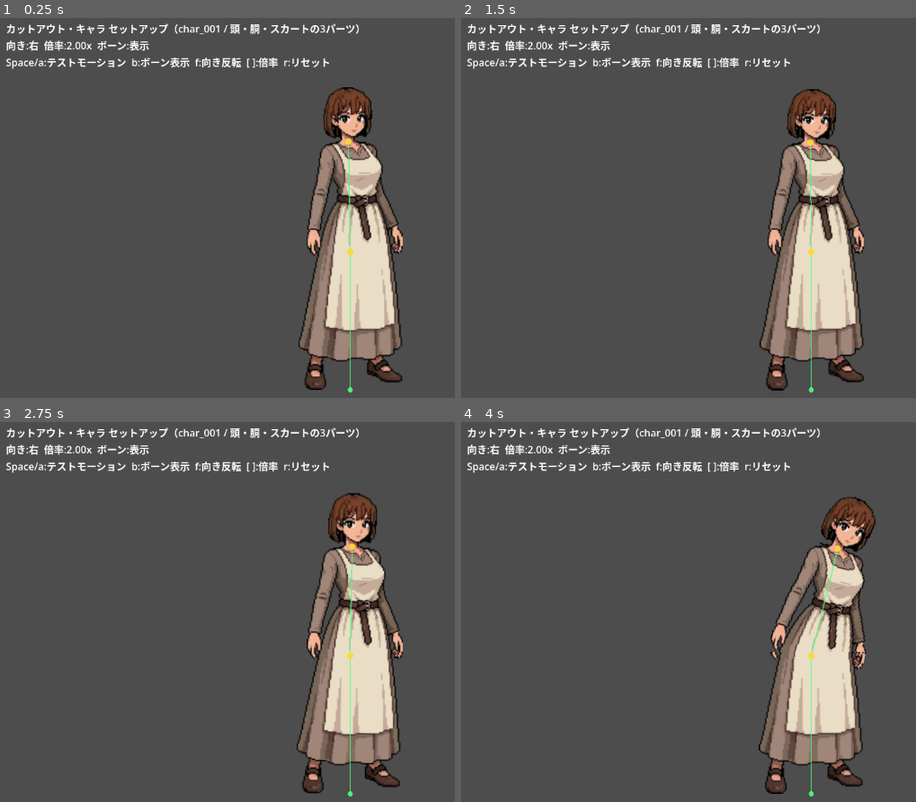
Above: before the commit, frames 1-4 (two rows, left to right).
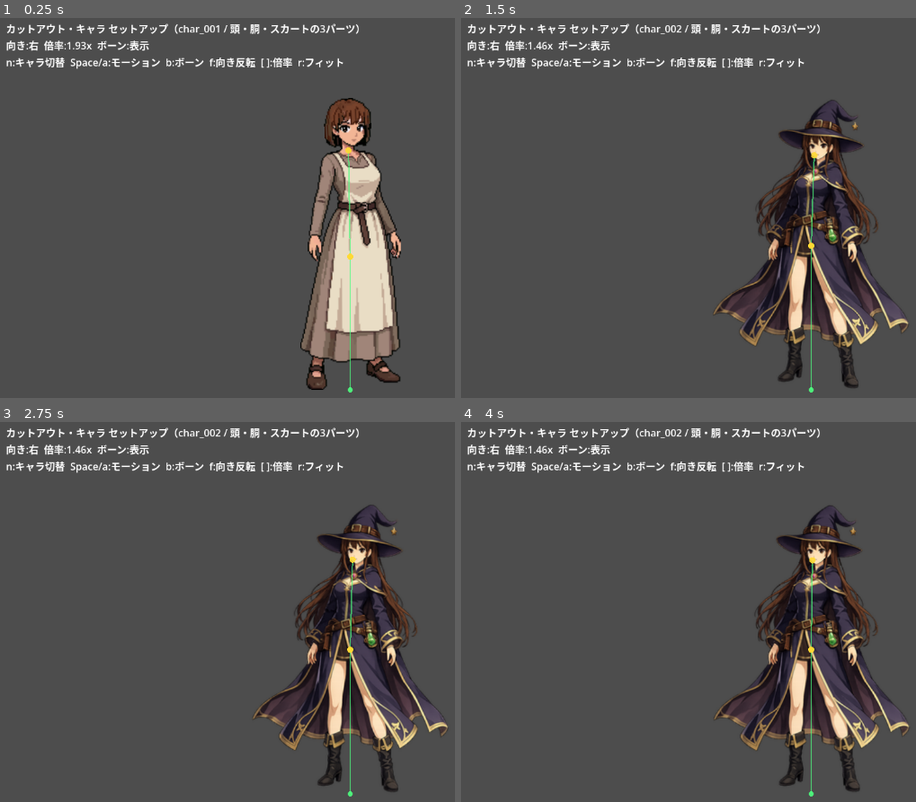
Above: after the commit, the same moments.

Repository: kyamamoto5963/5001_KeyInputGame
Game: Godot game, scene res://scenes/char_setup/char_setup.tscn
Same seed, same stepped clock (60 frames per second), same inputs: the game is played once before the commit and once after it. This scene is started directly instead of the project's main scene.
Inputs:
- Up to frame 1 (0.25 s): no input
- Up to frame 2 (1.5 s): tap Enter (confirm) at 0.5, 1.35 s; hold Right (move_right) 0.53-1.28 s; tap N at 0.6 s; tap Space at 0.77 s; hold Down (move_down) from 1.28 s (still down)
- Up to frame 3 (2.75 s): tap Space at 1.52 s; tap N at 1.55, 2.3 s; release Down (move_down) at 2.03 s; hold Right (move_right) from 2.03 s (still down); tap W (end_turn) at 2.1 s
- Up to frame 4 (4 s): release Right (move_right) at 2.78 s; hold Up (move_up) 2.78-3.53 s; tap Q (face) at 2.85 s; tap Space at 3.02, 3.77 s; tap N at 3.05, 3.8 s; hold Left (move_left) from 3.53 s (still down); tap R (parry_attack) at 3.6 s

The runs differ from the first frame. In frame 1, 6.9% of the frame differs, in the area x 1-89%, y 6-98%; in frame 2, 15%; in frame 3, 15%; in frame 4, 16%, in the area x 1-99%, y 1-98%.

Commit message:
feat(char): char_002取り込み＋胸の揺れ＋キャラ切替プレビュー
- work/char_002(1024x1536)を256x384へ縮小し頭/胴/スカートへ分割(dev/assets/char/char_002)
- CutoutCharacter: chestボーンにバネ-ダンパの二次モーション(揺れ)を追加(docs/12 §5.3-jiggle)
- CutoutCharacter: content_height()で全高を返し、char_setupが自動フィット倍率に
- char_setup: 複数キャラ対応(nキーで切替)・自動フィット倍率

Co-Authored-By: Claude Opus 4.8 <noreply@anthropic.com>

Diff:
--- /dev/null
+++ b/dev/assets/char/char_002/parts.json
@@ -0,0 +1,58 @@
+{
+  "source": "char_002.png (resized 1/4 -> 256x384)",
+  "art_facing": 1,
+  "canvas": [
+    256,
+    384
+  ],
+  "parts": [
+    {
+      "name": "head",
+      "offset": [
+        80,
+        11
+      ],
+      "size": [
+        100,
+        67
+      ]
+    },
+    {
+      "name": "torso",
+      "offset": [
+        58,
+        72
+      ],
+      "size": [
+        141,
+        104
+      ]
+    },
+    {
+      "name": "skirt",
+      "offset": [
+        13,
+        170
+      ],
+      "size": [
+        221,
+        161
+      ]
+    }
+  ],
+  "joints": {
+    "neck": [
+      123,
+      74
+    ],
+    "waist": [
+      123,
+      172
+    ],
+    "feet": [
+      123,
+      331
+    ],
+    "center_x": 123
+  }
+}
--- a/dev/scenes/char_setup/char_setup.gd
+++ b/dev/scenes/char_setup/char_setup.gd
@@ -4,15 +4,20 @@
 ## 手続きアイドルとテストモーションを確認する。リグ本体は同コンポーネントが持つ（command_stack_lab と共用）。
 ##
 ## 操作:
+##   n         : キャラ切り替え（char_001 / char_002 ...）
 ##   Space / a : テストモーション（前のめりの予備動作っぽい揺れ）
 ##   b         : ボーン・ギズモ表示 ON/OFF
 ##   f         : 向き反転（左右）
 ##   [ / ]     : 表示倍率 −／＋
-##   r         : リセット
+##   r         : 自動フィット倍率に戻す
 
-const CHAR_DIR := "res://assets/char/char_001/"
+const CHARS := [
+	"res://assets/char/char_001/",
+	"res://assets/char/char_002/",
+]
 
 var _char: CutoutCharacter
+var _idx := 0
 var _scale := 2.0
 var _facing := 1
 var _show_bones := true
@@ -21,12 +26,29 @@
 
 
 func _ready() -> void:
+	_load_char(0)
+
+
+func _load_char(idx: int) -> void:
+	_idx = (idx + CHARS.size()) % CHARS.size()
+	if is_instance_valid(_char):
+		_char.queue_free()
 	_char = CutoutCharacter.new()
 	_char.z_index = -1            # キャラを背面へ。ボーン・ギズモ(self の _draw)を前面に。
 	_char.z_as_relative = false
 	add_child(_char)
-	_char.build(CHAR_DIR, _scale)
+	_char.build(CHARS[_idx], 1.0)
+	_facing = 1
+	_char.set_facing(_facing)
+	_fit_scale()
 	_place_char()
+
+
+## ビューポート高さの約7割に収まる表示倍率へ。
+func _fit_scale() -> void:
+	var vp := get_viewport_rect().size
+	_scale = clampf(vp.y * 0.72 / _char.content_height(), 0.3, 4.0)
+	_char.set_display_scale(_scale)
 
 
 func _process(_delta: float) -> void:
@@ -35,7 +57,9 @@
 
 
 func _unhandled_input(event: InputEvent) -> void:
-	if event.is_action_pressed(InputActions.SKILL_A) or _is_space(event):
+	if _is_key(event, KEY_N):
+		_load_char(_idx + 1)
+	elif event.is_action_pressed(InputActions.SKILL_A) or _is_space(event):
 		_char.play_attack()
 	elif _is_key(event, KEY_B):
 		_show_bones = not _show_bones
@@ -49,10 +73,7 @@
 		_scale = max(_scale - 0.25, 0.75)
 		_char.set_display_scale(_scale)
 	elif _is_key(event, KEY_R):
-		_scale = 2.0
-		_facing = 1
-		_char.set_display_scale(_scale)
-		_char.set_facing(_facing)
+		_fit_scale()
 
 
 func _place_char() -> void:
@@ -76,9 +97,10 @@
 
 func _update_label() -> void:
 	var face_txt := "右" if _facing > 0 else "左"
-	_info.text = "カットアウト・キャラ セットアップ（char_001 / 頭・胴・スカートの3パーツ）\n" \
+	var cname := String(CHARS[_idx]).trim_suffix("/").get_file()
+	_info.text = "カットアウト・キャラ セットアップ（%s / 頭・胴・スカートの3パーツ）\n" % cname \
 		+ "向き:%s  倍率:%.2fx  ボーン:%s\n" % [face_txt, _scale, "表示" if _show_bones else "非表示"] \
-		+ "Space/a:テストモーション  b:ボーン表示  f:向き反転  [ ]:倍率  r:リセット"
+		+ "n:キャラ切替  Space/a:モーション  b:ボーン  f:向き反転  [ ]:倍率  r:フィット"
 
 
 # --- ユーティリティ -----------------------------------------------------
--- a/dev/scripts/cutout_character.gd
+++ b/dev/scripts/cutout_character.gd
@@ -8,6 +8,13 @@
 
 const DEFAULT_DIR := "res://assets/char/char_001/"
 
+# 二次モーション（胸の揺れ・スプリングボーン近似 → docs/12 §5.3-jiggle）
+const JIG_STIFF := 110.0     # 戻る強さ（高い=速い揺れ）
+const JIG_DAMP := 6.0        # 減衰（高い=すぐ収束）
+const JIG_DRIVE := 0.035     # 本体加速度→揺れ の効き
+const JIG_MAX := 9.0         # 揺れ幅クランプ(px・未スケール)
+const JIG_SQUASH := 0.018    # 縦揺れの伸縮量
+
 var display_scale := 2.0
 var _rig: Node2D                        # 倍率・左右反転をまとめる入れ物
 var _hip: Node2D
@@ -17,8 +24,14 @@
 var _joints := {}                       # name -> 元キャンバス座標(Vector2)
 var _facing := 1                        # +1=右 / -1=左
 var _art_facing := 1                     # 原画が向いている方向(+1=右/-1=左)。parts.json の art_facing。
+var _content_top := 0.0                  # 最上部パーツのY（足元からの全高計算用）
 var _t := 0.0
 var _lean := 0.0                        # テストモーションのエンベロープ(0..1)
+var _jig := Vector2.ZERO                # 揺れ変位
+var _jig_v := Vector2.ZERO              # 揺れ速度
+var _prev_g := Vector2.ZERO             # 前フレームのワールド座標
+var _prev_v := Vector2.ZERO             # 前フレームのワールド速度
+var _jig_init := false
 var _built := false
 
 
@@ -56,8 +69,17 @@
 	_sprites["torso"] = _make_sprite(_chest, dir, parts["torso"], _joints["waist"])
 	_sprites["head"] = _make_sprite(_neck, dir, parts["head"], _joints["neck"])
 
+	_content_top = _joints["feet"].y
+	for p in parts.values():
+		_content_top = min(_content_top, float(p["offset"][1]))
+
 	_built = true
 	return true
+
+
+## 原画の全高(px・未スケール)。足元〜最上部パーツ。表示倍率の自動フィットに使う。
+func content_height() -> float:
+	return maxf(1.0, _joints["feet"].y - _content_top)
 
 
 func set_facing(f: int) -> void:
@@ -77,6 +99,7 @@
 func play_attack() -> void:
 	if not _built:
 		return
+	_jig_v += Vector2(0.0, 22.0)   # 攻撃で胸にバウンスのインパルス
 	var tw := create_tween()
 	tw.tween_property(self, "_lean", 1.0, 0.12).set_trans(Tween.TRANS_QUAD).set_ease(Tween.EASE_OUT)
 	tw.tween_property(self, "_lean", 0.0, 0.28).set_trans(Tween.TRANS_QUAD).set_ease(Tween.EASE_IN)
@@ -95,12 +118,31 @@
 	if not _built:
 		return
 	_t += delta
+	_update_jiggle(delta)
 	var breathe := sin(_t * 2.2)
-	_chest.scale = Vector2(1.0, 1.0 + breathe * 0.015)
+	# 揺れ: 縦成分=スカッシュ＋上下、横成分=左右オフセット＋わずかな傾き
+	var squash := _jig.y * JIG_SQUASH
+	_chest.scale = Vector2(1.0 - squash, 1.0 + breathe * 0.015 + squash)
+	_chest.position = Vector2(_jig.x * 0.5, _jig.y * 0.5)
 	var lean_rot := deg_to_rad(_lean * -16.0)   # 反転は _rig のミラーが面倒を見る
-	_chest.rotation = deg_to_rad(breathe * 1.2) + lean_rot
+	_chest.rotation = deg_to_rad(breathe * 1.2) + lean_rot + deg_to_rad(_jig.x * 0.4)
 	_neck.rotation = deg_to_rad(sin(_t * 2.2 + 0.7) * 2.2) + lean_rot * 0.6
 	_hip.rotation = deg_to_rad(sin(_t * 1.6) * 0.8)
+
+
+## 本体ボーンの加速度を入力に、胸ボーンをバネ-ダンパで遅れて揺らす（半暗黙オイラー）。
+func _update_jiggle(delta: float) -> void:
+	var g := global_position
+	if not _jig_init:           # 初フレームのワープ加速度を拾わない
+		_prev_g = g
+		_jig_init = true
+	var v := (g - _prev_g) / maxf(delta, 0.0001)
+	var a := v - _prev_v
+	_prev_g = g
+	_prev_v = v
+	_jig_v += (-JIG_STIFF * _jig - JIG_DAMP * _jig_v) * delta
+	_jig_v += -a * JIG_DRIVE     # 慣性: 本体が動くと胸は逆向きに遅れる
+	_jig = (_jig + _jig_v * delta).limit_length(JIG_MAX)
 
 
 # --- 構築ヘルパ ---------------------------------------------------------
Binary file added: dev/assets/char/char_002/head.png
Not shown, added: dev/assets/char/char_002/head.png.import
Binary file added: dev/assets/char/char_002/skirt.png
Not shown, added: dev/assets/char/char_002/skirt.png.import
Binary file added: dev/assets/char/char_002/torso.png
Not shown, added: dev/assets/char/char_002/torso.png.import
Not shown, added: work/base01.png
Not shown, added: work/char_002.png
Not shown, added: work/char_002_256x384.png
